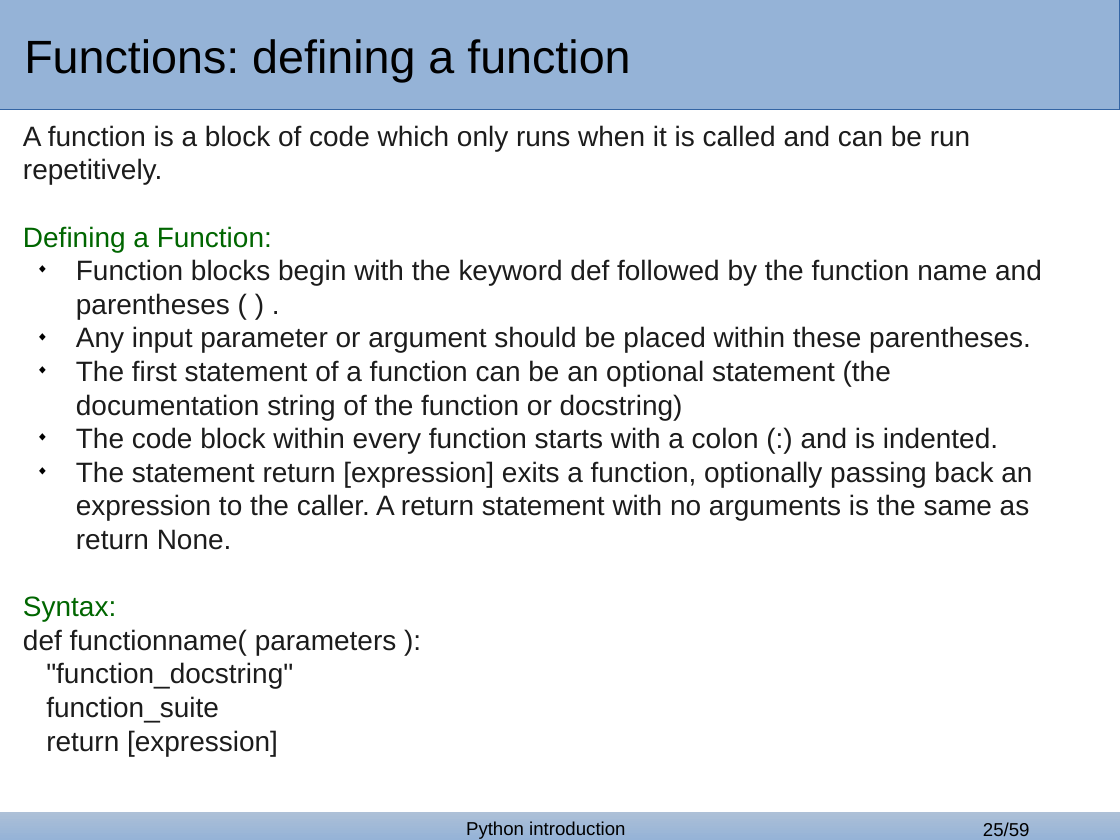
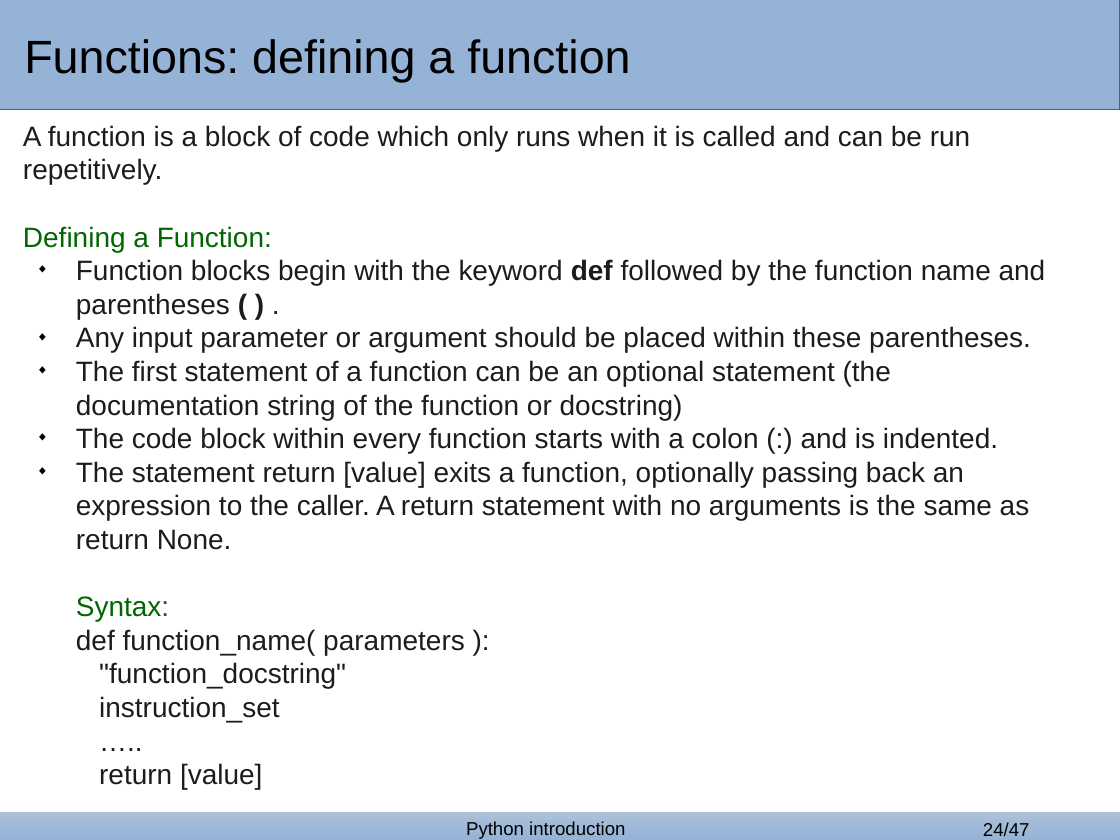
Before and after one commit to bertocco/abilita_info_units_1920, a slide deck: slide 24 of lezioni/python_lessons/python_1_covid.odp (slide 25 before the commit). Drawn at 1120x840 pixels with LibreOffice and Linux fonts; fonts in the diff are those of the drawing; background and template pictures are left out. Boxes give left, top, right and bottom in pixels: in the first picture for what was removed or moved away, otherwise in the second. Text is boxed around its words. In the diff, an @@ line names an element or a change of style, - is before the commit and + after.

```diff
--- a/lezioni/python_lessons/python_1_covid.odp
+++ b/lezioni/python_lessons/python_1_covid.odp
@@ text at (x1=76, y1=259, x2=1046, y2=319): bold on in "def ( )" @@
@@ text at (x1=76, y1=461, x2=1030, y2=550): text changed @@
-◆ The statement return [expression] exits a function, optionally passing back an expression to the caller. A return statement with no arguments is the same as return None.
+◆ The statement return [value] exits a function, optionally passing back an expression to the caller. A return statement with no arguments is the same as return None.
@@ text at (x1=76, y1=629, x2=465, y2=655): text changed @@
-def functionname( parameters ):
+def function_name( parameters ):
@@ text at (x1=99, y1=696, x2=279, y2=789): text changed @@
-function_suite
-return [expression]
+instruction_set
+…..
+return [value]
@@ page number at (x1=983, y1=822, x2=1030, y2=836): text changed @@
-25/59
+24/47
```
Also in this commit, not shown: 29 other slides changed, 12 slides removed.
